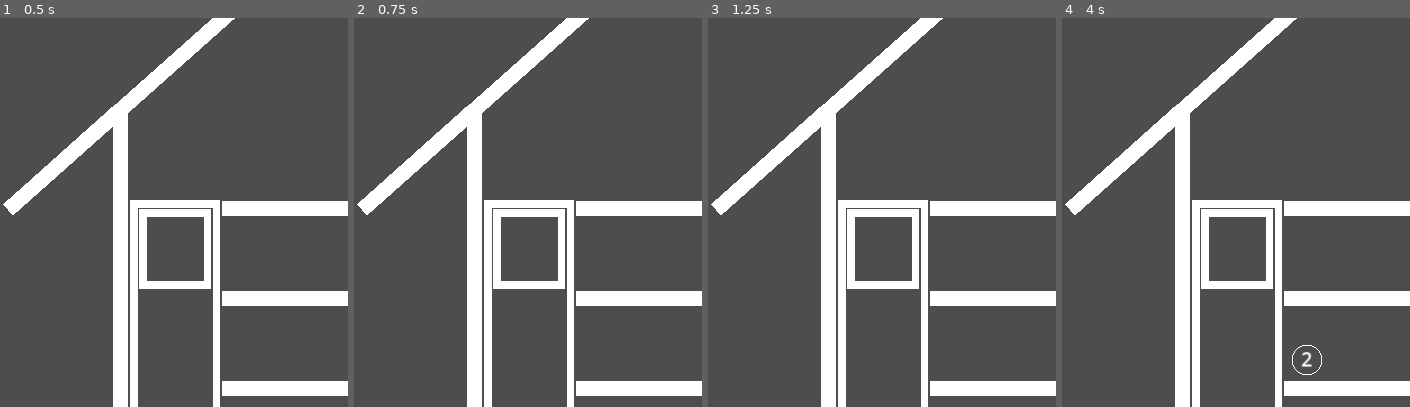
Above: before the commit, frames 1-4 (left to right).
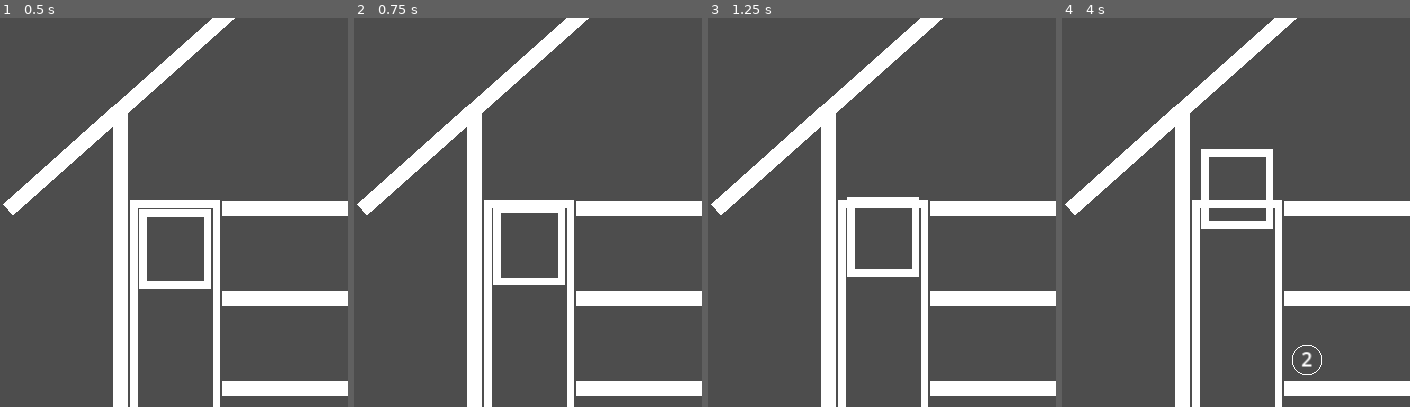
Above: after the commit, the same moments.

Repository: gilad905/elevator-boy
Game: Godot game, scene res://scenes/main.tscn
The game is run twice, just before and just after one commit, with the same random seed, the same clock (stepped at 60 frames per second) and the same inputs.
Inputs:
- Up to frame 1 (0.5 s): no input
- Up to frame 2 (0.75 s): tap Enter at 0.5 s; hold Up (elevator_move_up, bound only after the commit) from 0.53 s (still down)
- Up to frame 3 (1.25 s): keep holding Up (elevator_move_up, bound only after the commit)
- Up to frame 4 (4 s): release Up (elevator_move_up, bound only after the commit) at 1.28 s; hold Down (elevator_move_down, bound only after the commit) 1.28-2.03 s; hold Up (elevator_move_up, bound only after the commit) 2.03-3.53 s; tap Space at 2.75 s; hold Down (elevator_move_down, bound only after the commit) from 3.53 s (still down)
The pictures show only the part of the screen within x 0-50%, y 16-66%; the shares and areas given below are measured in that part.

Frame 1 is identical in both runs. In frame 2, 0.6% of the frame differs, in the area x 39-61%, y 48-70%; in frame 3, 1.3%; in frame 4, 2.6%, in the area x 39-61%, y 33-70%.

Commit message:
moving the elevator

Diff:
--- a/project.godot
+++ b/project.godot
@@ -26,3 +26,16 @@
 window/size/initial_position_type=3
 window/stretch/scale=1.5
 window/handheld/orientation=1
+
+[input]
+
+elevator_move_down={
+"deadzone": 0.5,
+"events": [Object(InputEventKey,"resource_local_to_scene":false,"resource_name":"","device":-1,"window_id":0,"alt_pressed":false,"shift_pressed":false,"ctrl_pressed":false,"meta_pressed":false,"pressed":false,"keycode":0,"physical_keycode":4194322,"key_label":0,"unicode":0,"location":0,"echo":false,"script":null)
+]
+}
+elevator_move_up={
+"deadzone": 0.5,
+"events": [Object(InputEventKey,"resource_local_to_scene":false,"resource_name":"","device":-1,"window_id":0,"alt_pressed":false,"shift_pressed":false,"ctrl_pressed":false,"meta_pressed":false,"pressed":false,"keycode":0,"physical_keycode":4194320,"key_label":0,"unicode":0,"location":0,"echo":false,"script":null)
+]
+}
--- a/scenes/main.tscn
+++ b/scenes/main.tscn
@@ -1,8 +1,9 @@
-[gd_scene load_steps=5 format=3 uid="uid://b4x3k3rw7jlkp"]
+[gd_scene load_steps=6 format=3 uid="uid://b4x3k3rw7jlkp"]
 
 [ext_resource type="PackedScene" uid="uid://6ump4l8coktj" path="res://scenes/floor.tscn" id="1_ec1if"]
 [ext_resource type="Script" path="res://scripts/main.gd" id="1_u3v8c"]
 [ext_resource type="Script" path="res://scripts/persons.gd" id="3_ag5il"]
+[ext_resource type="Script" path="res://scripts/elevator.gd" id="4_iffau"]
 
 [sub_resource type="GDScript" id="GDScript_pim70"]
 
@@ -44,6 +45,8 @@
 [node name="Elevator" type="Line2D" parent="ElevatorWrap"]
 points = PackedVector2Array(7, 6, 49, 6, 49, 54, 6, 54, 6, 3.5)
 width = 5.0
+script = ExtResource("4_iffau")
+one_floor_duration_sec = 5
 metadata/_edit_lock_ = true
 
 [node name="Building" type="Line2D" parent="."]
--- /dev/null
+++ b/scripts/elevator.gd
@@ -0,0 +1,33 @@
+extends Line2D
+
+@export var one_floor_duration_sec: int
+
+var current_floor: int = Global.floor_count
+var floor_height: int
+var is_moving: bool = false
+
+# Called when the node enters the scene tree for the first time.
+func _ready() -> void:
+	var floor_shape: CollisionShape2D = get_node("/root/Main/Floors/Floor_1/CollisionShape2D");
+	floor_height = floor_shape.shape.size.y
+
+func go_to_floor(floor_num: int) -> void:
+	if is_moving:
+		return
+
+	var in_bounds = floor_num >= 1 or floor_num <= Global.floor_count
+	assert(in_bounds, "Target floor is out of bounds")
+
+	var floor_delta = current_floor - floor_num
+	current_floor = floor_num
+	var target_y = position.y + floor_delta * floor_height
+	var duration = abs(floor_delta) * one_floor_duration_sec
+	var tween: Tween = create_tween()
+	is_moving = true
+	tween.tween_property(self, "position:y", target_y, duration)
+	await tween.finished
+	is_moving = false
+
+func move_one_floor(go_up: bool) -> void:
+	var target_floor: int = current_floor + (1 if go_up else -1)
+	go_to_floor(target_floor)
--- a/scripts/main.gd
+++ b/scripts/main.gd
@@ -5,5 +5,11 @@
 	_on_persons_timer_timeout()
 	$Persons/PersonsTimer.start()
 
+func _input(event) -> void:
+	if event.is_action_pressed("elevator_move_down"):
+		$ElevatorWrap/Elevator.move_one_floor(false)
+	elif event.is_action_pressed("elevator_move_up"):
+		$ElevatorWrap/Elevator.move_one_floor(true)
+
 func _on_persons_timer_timeout() -> void:
 	$Persons.add_person()
